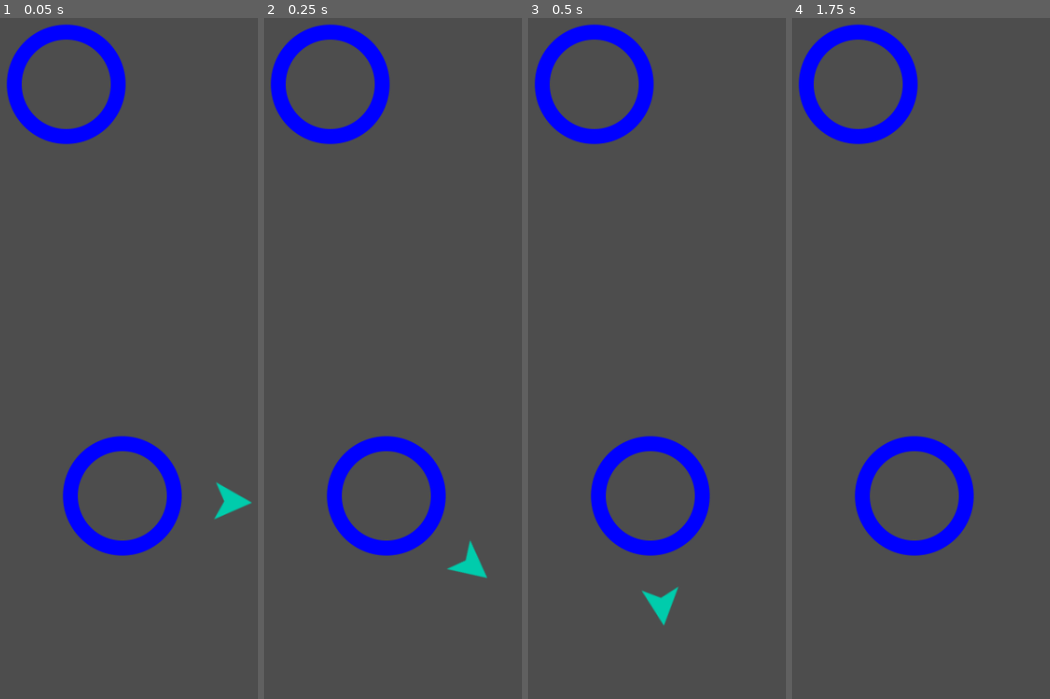
Above: before the commit, frames 1-4 (left to right).
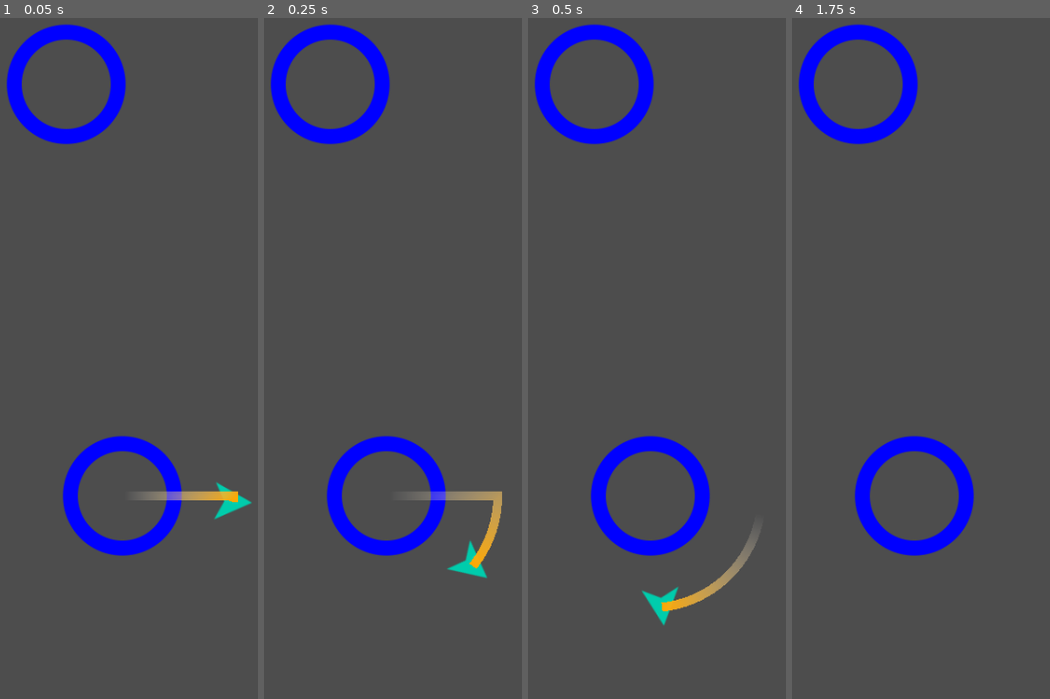
Above: after the commit, the same moments.

Repository: jrenato/circle_jump
Game: Godot game, scene res://Level/level.tscn
Two runs of this game, one before a commit and one after it. Both use one fixed random seed, a clock stepped at 60 frames per second and the inputs below.
Inputs (mouse positions are in pixels of both pictures, inside the frame that each line leads up to):
- Up to frame 1 (0.05 s): no input
- Up to frame 2 (0.25 s): no input
- Up to frame 3 (0.5 s): no input
- Up to frame 4 (1.75 s): move the mouse to (1008, 276) at 0.52 s; click (1008, 276) at 0.67 s; move the mouse to (828, 358) at 1.27 s; click (828, 358) at 1.42 s

The runs differ from the first frame. In frame 1, 0.5% of the frame differs, in the area x 54-93%, y 69-72%; in frame 2, 0.8%, in the area x 57-93%, y 69-81%; in frame 3, 0.7%; in frame 4, nothing differs.

Commit message:
Added trail to jumper

Diff:
--- a/Jumper/jumper.gd
+++ b/Jumper/jumper.gd
@@ -5,6 +5,9 @@
 var velocity: Vector2 = Vector2(100, 0)
 var jump_speed: int = 1000
 var target: Circle = null
+var trail_length: int = 25
+
+@onready var trail = %Points
 
 
 func _ready() -> void:
@@ -15,17 +18,22 @@
 	pass
 
 
+func _input(event: InputEvent) -> void:
+	if event is InputEventScreenTouch or event is InputEventMouseButton:
+		if target and event.is_pressed():
+			jump()
+
+
 func _physics_process(delta: float) -> void:
 	if target:
 		transform = target.orbit_position.global_transform
 	else:
 		position += velocity * delta
 
-
-func _input(event: InputEvent) -> void:
-	if event is InputEventScreenTouch or event is InputEventMouseButton:
-		if target:
-			jump()
+	# Updated trail points
+	if trail.points.size() > trail_length:
+		trail.remove_point(0)
+	trail.add_point(position)
 
 
 func jump() -> void:
--- a/Jumper/jumper.tscn
+++ b/Jumper/jumper.tscn
@@ -7,6 +7,9 @@
 [sub_resource type="ShaderMaterial" id="ShaderMaterial_ypoxg"]
 shader = ExtResource("2_hkoh7")
 shader_parameter/color = Color(0, 0.8, 0.67451, 1)
+
+[sub_resource type="Gradient" id="Gradient_t8f82"]
+colors = PackedColorArray(1, 1, 1, 0, 1, 0.654902, 0, 1)
 
 [node name="Jumper" type="Area2D"]
 script = ExtResource("1_lxmx5")
@@ -19,4 +22,10 @@
 rotation = 1.5708
 texture = ExtResource("1_e32ii")
 
+[node name="Trail" type="Node" parent="."]
+
+[node name="Points" type="Line2D" parent="Trail"]
+unique_name_in_owner = true
+gradient = SubResource("Gradient_t8f82")
+
 [connection signal="area_entered" from="." to="." method="_on_area_entered"]
Not shown: 1 places in Jumper/jumper.tscn that only renumber resources
